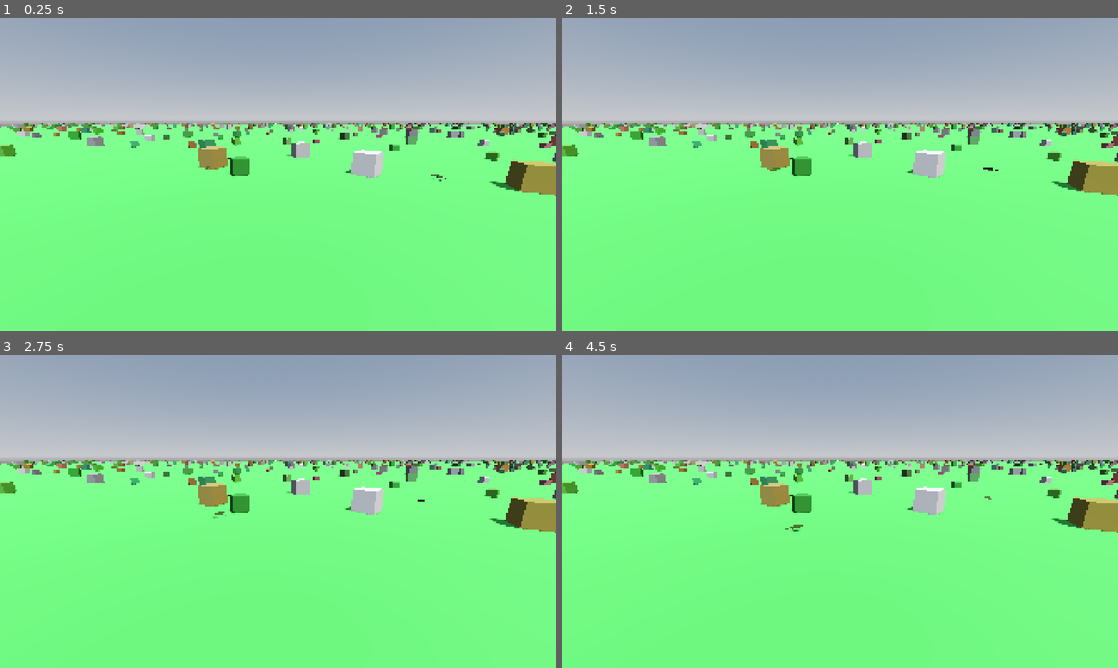
Above: before the commit, frames 1-4 (two rows, left to right).
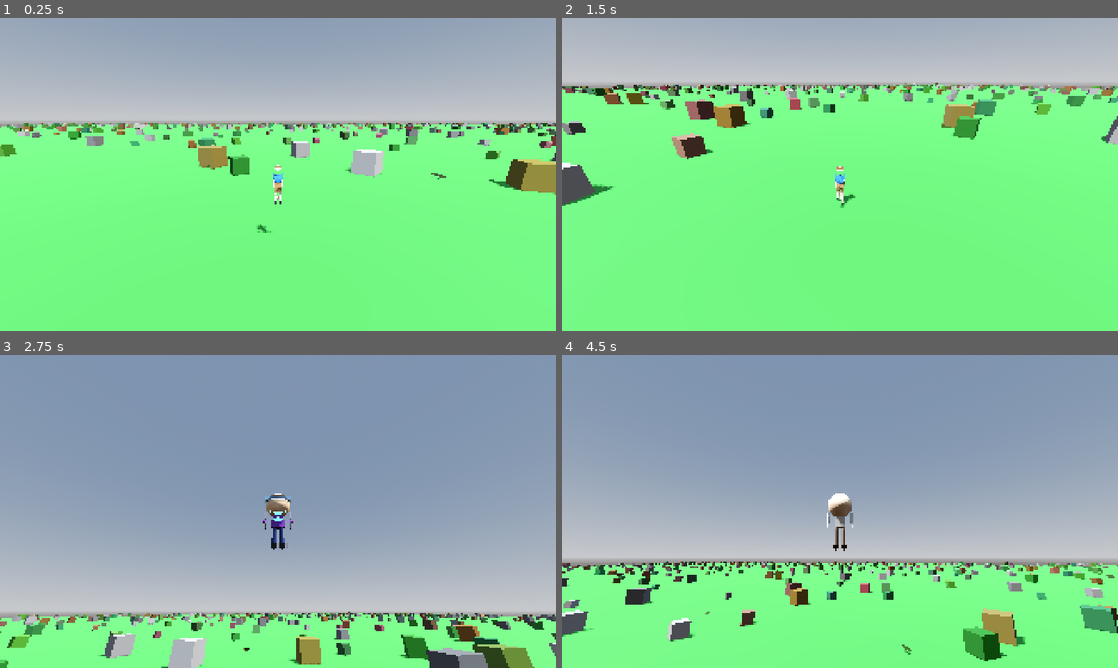
Above: after the commit, the same moments.

Repository: korjavin/godot-test1
Game: Godot game, scene res://scenes/main.tscn
The game is run twice, just before and just after one commit, with the same random seed, the same clock (stepped at 60 frames per second) and the same inputs.
Inputs (mouse positions are in pixels of both pictures, inside the frame that each line leads up to):
- Up to frame 1 (0.25 s): no input
- Up to frame 2 (1.5 s): move the mouse to (962, 158) at 0.52 s; hold D (move_right) 0.53-1.28 s; hold Ctrl (duck) 0.53-1.28 s; tap Space (jump) at 0.77 s; move the mouse to (728, 190) at 1.27 s; hold S (move_backward) from 1.28 s (still down); tap Shift (run) at 1.35 s
- Up to frame 3 (2.75 s): tap Space (jump) at 1.52 s; move the mouse to (333, 442) at 2.02 s; release S (move_backward) at 2.03 s; hold D (move_right) from 2.03 s (still down); hold E (switch_character) from 2.03 s (still down)
- Up to frame 4 (4.5 s): move the mouse to (812, 574) at 2.77 s; release D (move_right) at 2.78 s; release E (switch_character) at 2.78 s; hold W (move_forward) 2.78-3.53 s; tap Ctrl (duck) at 2.85 s; tap Space (jump) at 3.02, 3.77 s; move the mouse to (1006, 558) at 3.52 s; hold Shift (run) 3.53-4.28 s; hold A (move_left) from 3.53 s (still down); move the mouse to (673, 464) at 4.27 s; tap E (switch_character) at 4.35 s

The runs differ from the first frame. In frame 1, 1.1% of the frame differs, in the area x 0-100%, y 33-69%; in frame 2, 25%; in frame 3, 81%, in the area x 0-100%, y 1-100%; in frame 4, 62%.
Error before the commit: Parse Error: Identifier "yaw" not declared in the current scope. (res://scripts/player_controller.gd:582)

Commit message:
Fix parse error in reset_position method
Remove references to non-existent yaw and pitch variables.
Use direct rotation property access instead.

Diff:
--- a/scripts/player_controller.gd
+++ b/scripts/player_controller.gd
@@ -578,12 +578,11 @@
 	# Reset velocity to prevent carrying momentum
 	velocity = Vector3.ZERO
 
-	# Reset camera rotation to default
-	yaw = 0.0
-	pitch = 0.0
+	# Reset camera and character rotation to default
+	rotation.y = 0.0  # Reset character horizontal rotation
 	if camera_pivot:
-		camera_pivot.rotation.y = 0.0
-		camera_pivot.rotation.x = 0.0
+		camera_pivot.rotation.x = 0.0  # Reset camera vertical rotation
+		camera_pivot.rotation.y = 0.0  # Reset camera horizontal rotation
 
 	# Reset character state
 	is_ducking = false
